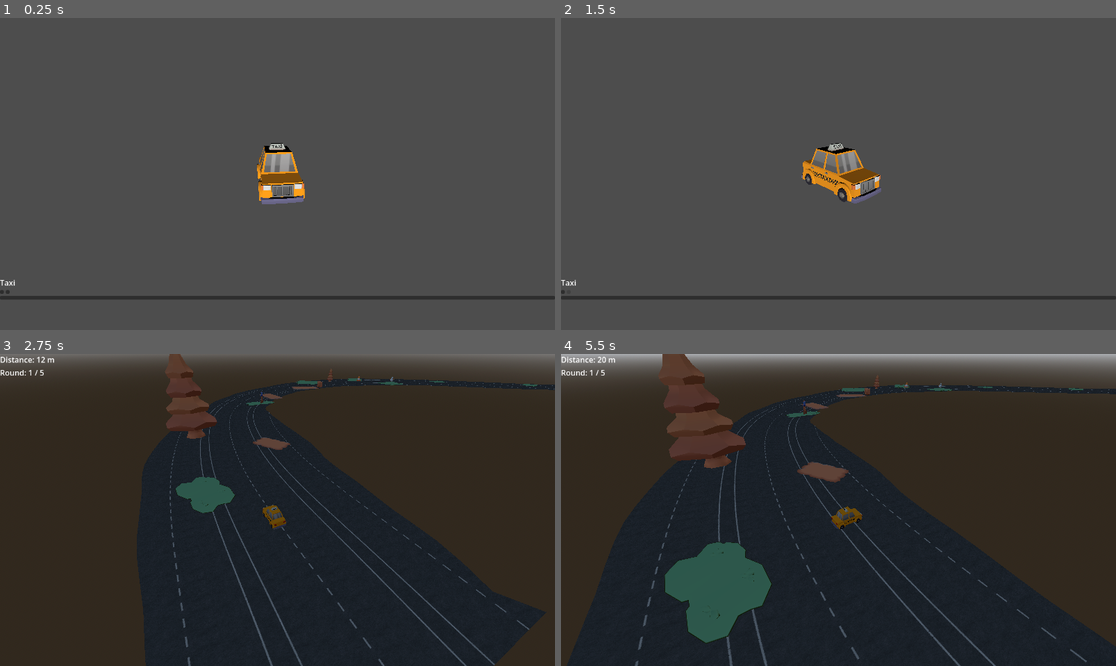
Above: before the commit, frames 1-4 (two rows, left to right).
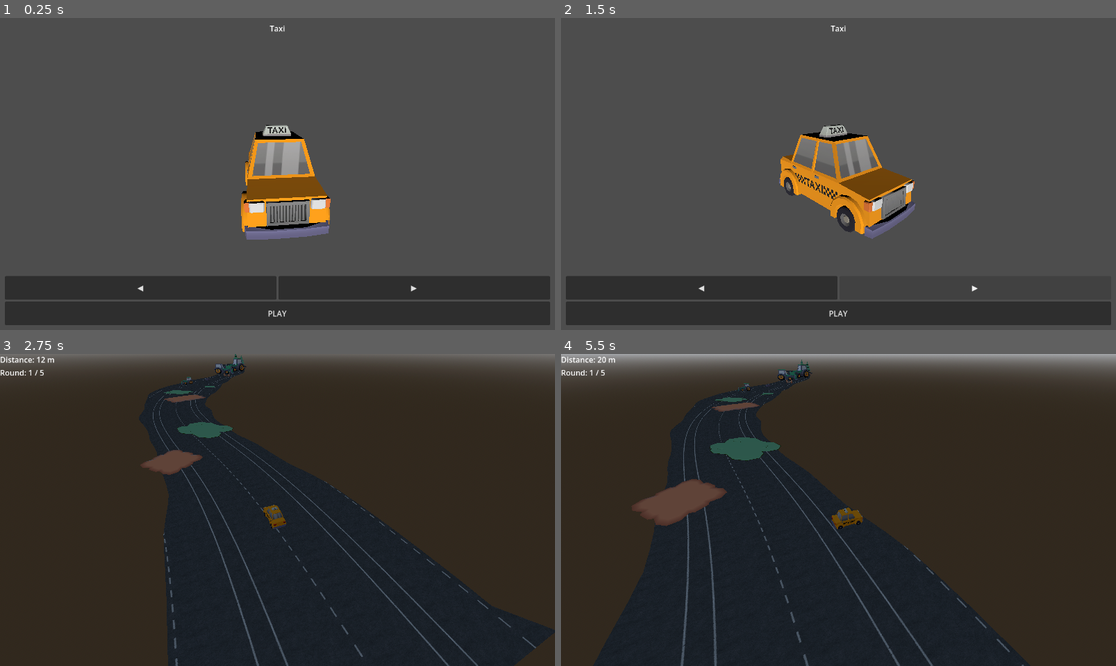
Above: after the commit, the same moments.

Repository: RuntimeRebelsStudio/YouAreYourOwnEnemy
Game: Godot game, scene res://scenes/main/main.tscn
Two runs of this game, one before a commit and one after it. Both use one fixed random seed, a clock stepped at 60 frames per second and the inputs below.
Inputs (mouse positions are in pixels of both pictures, inside the frame that each line leads up to; where the layout moved, square brackets give the same spot in the first picture):
- Up to frame 1 (0.25 s): no input
- Up to frame 2 (1.5 s): click (699, 286) [561, 292] at 0.5 s; click (977, 286) [566, 292] at 1.25 s
- Up to frame 3 (2.75 s): click (277, 650) [277, 634] at 2 s
- Up to frame 4 (5.5 s): move the mouse to (960, 494) at 2.77 s; hold D (right) 2.78-3.53 s; move the mouse to (727, 525) at 3.52 s; hold S (backward) 3.53-4.28 s; move the mouse to (894, 441) at 4.27 s; hold D (right) 4.28-5.03 s; move the mouse to (810, 572) at 5.02 s; hold W (forward) from 5.03 s (still down)

The runs differ from the first frame. In frame 1, 18% of the frame differs, in the area x 0-100%, y 2-99%; in frame 2, 15%; in frame 3, 9.4%; in frame 4, 18%.

Commit message:
feat: game-loop improvements
improved car-select, added game summary and random seed generation

Diff:
--- a/GUI/CarSelect.tscn
+++ b/GUI/CarSelect.tscn
@@ -9,7 +9,7 @@
 available_cars = Array[PackedScene]([ExtResource("2_fb1jm"), ExtResource("3_g8efx")])
 
 [node name="Camera3D" type="Camera3D" parent="." unique_id=1113072113]
-transform = Transform3D(1, 0, 0, 0, 0.93946666, 0.3426403, 0, -0.3426403, 0.93946666, 0, 2.2329578, 5.3158255)
+transform = Transform3D(1, 0, 0, 0, 0.93946666, 0.3426403, 0, -0.3426403, 0.93946666, 0, 1.4966359, 3.1056657)
 
 [node name="DirectionalLight3D" type="DirectionalLight3D" parent="." unique_id=1429885253]
 
@@ -17,30 +17,59 @@
 
 [node name="UI" type="CanvasLayer" parent="." unique_id=1178188916]
 
-[node name="MarginContainer" type="MarginContainer" parent="UI" unique_id=1253450319]
+[node name="Control" type="Control" parent="UI" unique_id=2070758456]
+layout_mode = 3
+anchors_preset = 15
+anchor_right = 1.0
+anchor_bottom = 1.0
+grow_horizontal = 2
+grow_vertical = 2
+mouse_filter = 1
+
+[node name="TopPanel" type="MarginContainer" parent="UI/Control" unique_id=2047358981]
+layout_mode = 1
+anchors_preset = 10
+anchor_right = 1.0
+offset_bottom = 23.0
+grow_horizontal = 2
+theme_override_constants/margin_top = 10
+
+[node name="CarNameLabel" type="Label" parent="UI/Control/TopPanel" unique_id=71482468]
+layout_mode = 2
+horizontal_alignment = 1
+vertical_alignment = 1
+
+[node name="BottomPanel" type="MarginContainer" parent="UI/Control" unique_id=385215340]
+layout_mode = 1
 anchors_preset = 12
 anchor_top = 1.0
 anchor_right = 1.0
 anchor_bottom = 1.0
-offset_top = -110.0
+offset_top = -112.0
 grow_horizontal = 2
 grow_vertical = 0
-size_flags_vertical = 4
+theme_override_constants/margin_left = 10
+theme_override_constants/margin_right = 10
+theme_override_constants/margin_bottom = 10
 
-[node name="VBoxContainer" type="VBoxContainer" parent="UI/MarginContainer" unique_id=1756013725]
+[node name="VBoxContainer" type="VBoxContainer" parent="UI/Control/BottomPanel" unique_id=1571865705]
 layout_mode = 2
 
-[node name="CarNameLabel" type="Label" parent="UI/MarginContainer/VBoxContainer" unique_id=71482468]
+[node name="HBoxContainer" type="HBoxContainer" parent="UI/Control/BottomPanel/VBoxContainer" unique_id=1845486418]
 layout_mode = 2
+size_flags_vertical = 3
 
-[node name="HBoxContainer" type="HBoxContainer" parent="UI/MarginContainer/VBoxContainer" unique_id=1845486418]
+[node name="LeftButton" type="Button" parent="UI/Control/BottomPanel/VBoxContainer/HBoxContainer" unique_id=527501009]
 layout_mode = 2
+size_flags_horizontal = 3
+text = "◀"
 
-[node name="LeftButton" type="Button" parent="UI/MarginContainer/VBoxContainer/HBoxContainer" unique_id=527501009]
+[node name="RightButton" type="Button" parent="UI/Control/BottomPanel/VBoxContainer/HBoxContainer" unique_id=1454545000]
 layout_mode = 2
+size_flags_horizontal = 3
+text = "▶"
 
-[node name="RightButton" type="Button" parent="UI/MarginContainer/VBoxContainer/HBoxContainer" unique_id=1454545000]
+[node name="PlayButton" type="Button" parent="UI/Control/BottomPanel/VBoxContainer" unique_id=1133074832]
 layout_mode = 2
-
-[node name="PlayButton" type="Button" parent="UI/MarginContainer/VBoxContainer" unique_id=1133074832]
-layout_mode = 2
+size_flags_vertical = 3
+text = "PLAY"
--- /dev/null
+++ b/GUI/GameSummary.gdshader
@@ -0,0 +1,15 @@
+shader_type canvas_item;
+
+uniform sampler2D screen_texture : hint_screen_texture, filter_linear_mipmap;
+uniform float blur_amount : hint_range(0.0, 5.0) = 2.5;
+uniform vec4 color_tint : source_color = vec4(0.0, 0.0, 0.0, 0.5);
+
+void fragment() {
+	vec4 color = textureLod(screen_texture, SCREEN_UV, blur_amount);
+	COLOR = mix(color, color_tint, color_tint.a);
+}
+
+//void light() {
+//	// Called for every pixel for every light affecting the CanvasItem.
+//	// Uncomment to replace the default light processing function with this one.
+//}
--- /dev/null
+++ b/GUI/GameSummary.tscn
@@ -0,0 +1,64 @@
+[gd_scene format=3 uid="uid://cfd1h4ugnn72f"]
+
+[ext_resource type="Script" uid="uid://c7d226fidn0sh" path="res://GUI/game_summary.gd" id="1_ixq12"]
+[ext_resource type="Shader" uid="uid://d1exi844h8oyv" path="res://GUI/GameSummary.gdshader" id="2_8w37e"]
+
+[sub_resource type="ShaderMaterial" id="ShaderMaterial_2yjle"]
+shader = ExtResource("2_8w37e")
+shader_parameter/blur_amount = 2.5
+shader_parameter/color_tint = Color(0, 0, 0, 0.5)
+
+[node name="GameSummary" type="Control" unique_id=91750073]
+layout_mode = 3
+anchors_preset = 15
+anchor_right = 1.0
+anchor_bottom = 1.0
+grow_horizontal = 2
+grow_vertical = 2
+script = ExtResource("1_ixq12")
+
+[node name="BlurBackground" type="ColorRect" parent="." unique_id=882631776]
+material = SubResource("ShaderMaterial_2yjle")
+layout_mode = 1
+anchors_preset = 15
+anchor_right = 1.0
+anchor_bottom = 1.0
+grow_horizontal = 2
+grow_vertical = 2
+
+[node name="Panel" type="PanelContainer" parent="." unique_id=6249763]
+layout_mode = 1
+anchors_preset = 8
+anchor_left = 0.5
+anchor_top = 0.5
+anchor_right = 0.5
+anchor_bottom = 0.5
+offset_left = -20.0
+offset_top = -20.0
+offset_right = 20.0
+offset_bottom = 20.0
+grow_horizontal = 2
+grow_vertical = 2
+
+[node name="VBoxContainer" type="VBoxContainer" parent="Panel" unique_id=919958660]
+layout_mode = 2
+
+[node name="PlayAgainButton" type="Button" parent="Panel/VBoxContainer" unique_id=420820593]
+layout_mode = 2
+text = "Play Again"
+
+[node name="CarSelectButton" type="Button" parent="Panel/VBoxContainer" unique_id=1359641135]
+layout_mode = 2
+text = "Change Car"
+
+[node name="TitleLabel" type="Label" parent="Panel/VBoxContainer" unique_id=601985074]
+layout_mode = 2
+text = "Game Summary"
+
+[node name="ScoreLabel" type="Label" parent="Panel/VBoxContainer" unique_id=966114473]
+layout_mode = 2
+text = "Best Score:  0"
+
+[node name="RoundLabel" type="Label" parent="Panel/VBoxContainer" unique_id=18246071]
+layout_mode = 2
+text = "Rounds Completed 0/0"
--- a/GUI/car_select.gd
+++ b/GUI/car_select.gd
@@ -3,10 +3,10 @@
 @export var available_cars: Array[PackedScene] = [] # Hier deine Car1.tscn, Car2.tscn etc. zuweisen
 
 @onready var pivot: Node3D = $Pivot
-@onready var car_name_label: Label = $UI/MarginContainer/VBoxContainer/CarNameLabel
-@onready var left_button: Button = $UI/MarginContainer/VBoxContainer/HBoxContainer/LeftButton
-@onready var right_button: Button = $UI/MarginContainer/VBoxContainer/HBoxContainer/RightButton
-@onready var start_button: Button = $UI/MarginContainer/VBoxContainer/PlayButton
+@onready var car_name_label: Label = $UI/Control/TopPanel/CarNameLabel
+@onready var left_button: Button = $UI/Control/BottomPanel/VBoxContainer/HBoxContainer/LeftButton
+@onready var right_button: Button = $UI/Control/BottomPanel/VBoxContainer/HBoxContainer/RightButton
+@onready var start_button: Button = $UI/Control/BottomPanel/VBoxContainer/PlayButton
 
 var current_index: int = 0
 var current_car_instance: Node3D = null
--- /dev/null
+++ b/GUI/game_summary.gd
@@ -0,0 +1,27 @@
+class_name GameSummary
+extends Control
+
+@onready var score_label: Label = $Panel/VBoxContainer/ScoreLabel
+@onready var round_label: Label = $Panel/VBoxContainer/RoundLabel
+@onready var play_again_button: Button = $Panel/VBoxContainer/PlayAgainButton
+@onready var car_select_button: Button = $Panel/VBoxContainer/CarSelectButton
+
+func _ready() -> void:
+	play_again_button.pressed.connect(_on_play_again_pressed)
+	car_select_button.pressed.connect(_on_car_select_pressed)
+
+	# Display final stats from GameManager
+	if score_label:
+		score_label.text = "Best Score: " + str(snappedf(GameManager.last_score, 0.01))
+	if round_label:
+		round_label.text = "Rounds Completed: " + str(GameManager.current_round - 1) + " / " + str(GameManager.max_rounds)
+
+func _on_play_again_pressed() -> void:
+	# Reset game state and seed, then restart current track scene
+	GameManager.reset_game()
+	get_tree().reload_current_scene()
+
+func _on_car_select_pressed() -> void:
+	# Reset game state and seed, then jump to CarSelect
+	GameManager.reset_game()
+	get_tree().change_scene_to_file("res://GUI/CarSelect.tscn")
--- a/project.godot
+++ b/project.godot
@@ -17,6 +17,8 @@
 
 [autoload]
 
+GameManager="*uid://cy5kuaf0s0jl3"
+[editor_plugins]
 GameManager="*uid://cy5kuaf0s0jl3"
 [input]
 
--- a/scenes/main/main.gd
+++ b/scenes/main/main.gd
@@ -1,6 +1,8 @@
 extends Node3D
 
 @export var ghost_car_scene: PackedScene
+@export var game_summary_ui_scene: PackedScene
+
 @onready var spawn_point: Node3D = $SpawnPoint
 @onready var car_base_scene: PackedScene
 
@@ -13,23 +15,30 @@
 
 	GameManager.start_new_run()
 
+
+
+	if GameManager.current_state == GameManager.GameState.GAME_SUMMARY:
+		show_game_summary()
+		return
+
 	if car_base_scene:
 		var player = car_base_scene.instantiate() as Node3D
 		add_child(player)
 		if spawn_point:
 			player.global_transform = spawn_point.global_transform
 
-
-	if GameManager.current_state == GameManager.GameState.GAME_SUMMARY:
-		print("TODO: Show Game Summary")
-		# TODO Show Game Summary UI
-		return
-
 	if GameManager.has_ghost_data():
 		var ghost = ghost_car_scene.instantiate()
 		add_child(ghost)
 		ghost.start_replay(GameManager.last_ghost_data, GameManager.last_car_scene)
 
+func show_game_summary() -> void:
+	if game_summary_ui_scene:
+		var summary_ui = game_summary_ui_scene.instantiate()
+		add_child(summary_ui)
+	else:
+		push_error("MainScene: game_summary_ui_scene is not assigned in the Inspector!")
+
 
 # Called every frame. 'delta' is the elapsed time since the previous frame.
 func _process(delta: float) -> void:
--- a/scenes/main/main.tscn
+++ b/scenes/main/main.tscn
@@ -3,6 +3,7 @@
 [ext_resource type="Script" uid="uid://c3slj2o1y8588" path="res://scenes/main/main.gd" id="1_yyfjg"]
 [ext_resource type="PackedScene" uid="uid://g2yw6uhuqfjt" path="res://scenes/player/GhostCar/GhostCar.tscn" id="2_b1x3f"]
 [ext_resource type="Script" uid="uid://cdheyx0jbav66" path="res://scenes/main/camera_3d.gd" id="2_hujxm"]
+[ext_resource type="PackedScene" uid="uid://cfd1h4ugnn72f" path="res://GUI/GameSummary.tscn" id="3_a8run"]
 [ext_resource type="PackedScene" uid="uid://682oje5enrdc" path="res://scenes/player/car.tscn" id="3_b1x3f"]
 [ext_resource type="PackedScene" uid="uid://blw8iuakp2j6v" path="res://scenes/track/TrackManager.tscn" id="5_ouso4"]
 [ext_resource type="PackedScene" uid="uid://dd88xbfk4idf2" path="res://scenes/player/Cars/taxi.tscn" id="5_yyfjg"]
@@ -26,6 +27,7 @@
 [node name="Main" type="Node3D" unique_id=1143003491]
 script = ExtResource("1_yyfjg")
 ghost_car_scene = ExtResource("2_b1x3f")
+game_summary_ui_scene = ExtResource("3_a8run")
 
 [node name="WorldEnvironment" type="WorldEnvironment" parent="." unique_id=2146776854]
 environment = SubResource("Environment_b1x3f")
--- a/scenes/track/track_manager.gd
+++ b/scenes/track/track_manager.gd
@@ -4,13 +4,20 @@
 @export var chunk_scene: PackedScene
 @export var chunk_length: float = 40.0
 @export var render_distance: float = 160.0
-@export var seed_value: int = 1337
 
 var next_spawn_z: float = 0.0
 var active_chunks: Array[Node3D] = []
 
 func _ready() -> void:
-	TrackMath.init_seed(seed_value)
+
+	var active_seed := GameManager.current_seed
+	TrackMath.reset(active_seed)
+
+	next_spawn_z = 0.0
+	active_chunks.clear()
+
+	while next_spawn_z < render_distance:
+		spawn_next_chunk()
 
 func _process(_delta: float) -> void:
 	if not player:
--- a/scripts/GameManager.gd
+++ b/scripts/GameManager.gd
@@ -15,6 +15,13 @@
 
 var last_car_scene: PackedScene = null
 var last_ghost_data: Array[Transform3D] = []
+
+# track generation
+var current_seed: int = 0
+
+func generate_new_seed() -> void:
+	randomize()
+	current_seed = randi()
 
 func start_new_run() -> void:
 	if current_round <= max_rounds and current_state != GameState.GAME_SUMMARY:
@@ -70,3 +77,5 @@
 	last_ghost_data.clear()
 	last_car_scene = null
 	current_state = GameState.READY
+
+	generate_new_seed()
--- a/scripts/TrackMath.gd
+++ b/scripts/TrackMath.gd
@@ -299,3 +299,8 @@
 		"s": progress_s,
 		"index": best_idx
 	}
+
+
+static func reset(game_seed: int) -> void:
+		last_known_s_idx = 0
+		init_seed(game_seed)
Not shown, added: GUI/GameSummary.gdshader.uid
Not shown, added: GUI/game_summary.gd.uid
